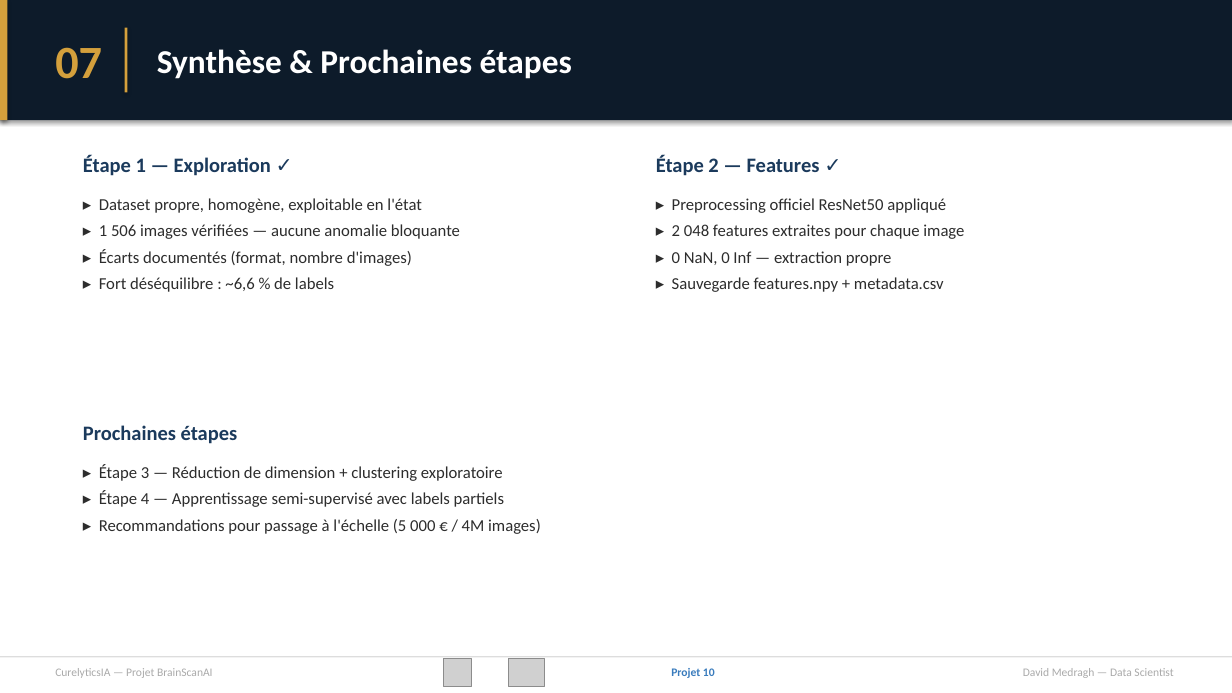
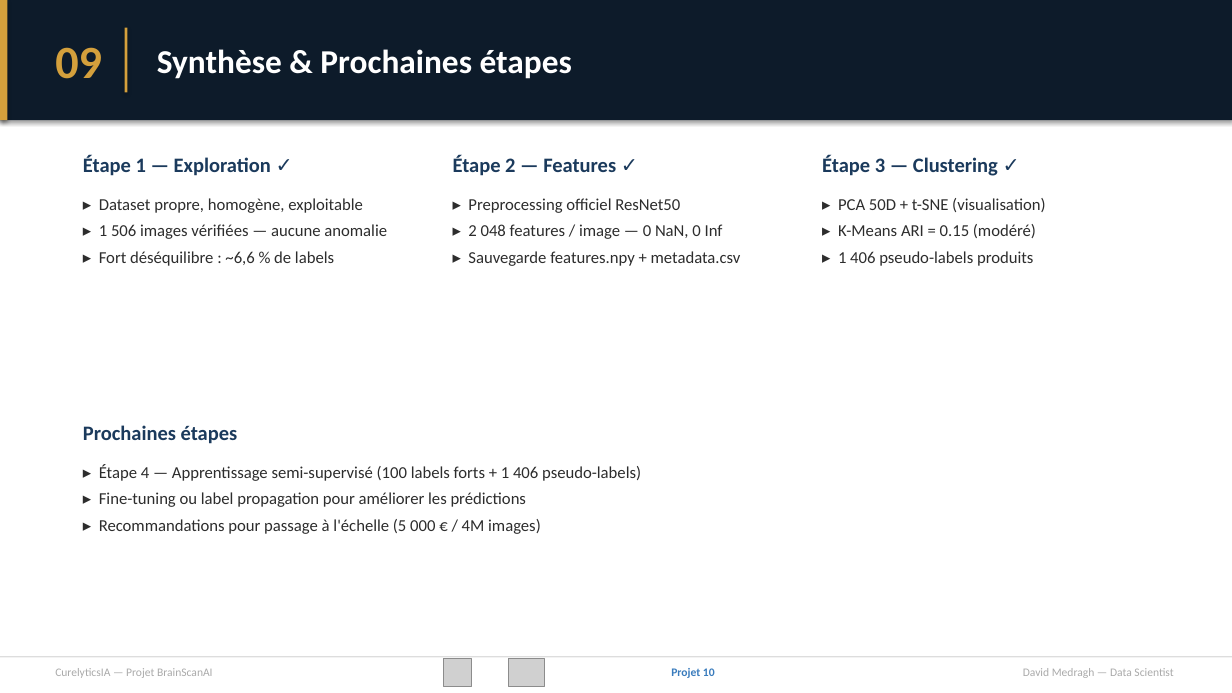
Before and after one commit to davidmedragh/projet10, a slide deck: slide 15 of livrables/projet10_presentation.pptx (slide 12 before the commit). Drawn at 1232x693 pixels with LibreOffice and Linux fonts; fonts in the diff are those of the drawing; grey boxes stand for pictures. Boxes give left, top, right and bottom in pixels: in the first picture for what was removed or moved away, otherwise in the second. Text is boxed around its words. In the diff, an @@ line names an element or a change of style, - is before the commit and + after.

Commit message:
feat: étape 3 — analyse non supervisée (PCA, t-SNE, K-Means, DBSCAN, pseudo-labels)

```diff
--- a/livrables/projet10_presentation.pptx
+++ b/livrables/projet10_presentation.pptx
@@ text at <box>55,47,102,79</box>: text changed @@
-07
+09
@@ text "Étape 2 — Features ✓": place and size @@
-text "Étape 2 — Features ✓" at <box>656,155,964,292</box>
+text "Étape 2 — Features ✓" at <box>453,155,741,266</box>
@@ text added at <box>822,155,1045,266</box>, 13 pt, text #2D2D2D @@
+Étape 3 — Clustering ✓
+▸ PCA 50D + t-SNE (visualisation)
+▸ K-Means ARI = 0.15 (modéré)
+▸ 1 406 pseudo-labels produits
@@ text at <box>99,198,387,239</box>: text changed @@
-▸ Dataset propre, homogène, exploitable en l'état
-▸ 1 506 images vérifiées — aucune anomalie bloquante
-▸ Écarts documentés (format, nombre d'images)
+▸ Dataset propre, homogène, exploitable
+▸ 1 506 images vérifiées — aucune anomalie
@@ text at <box>468,198,723,239</box>: text changed @@
-▸ Preprocessing officiel ResNet50 appliqué
-▸ 2 048 features extraites pour chaque image
-▸ 0 NaN, 0 Inf — extraction propre
+▸ Preprocessing officiel ResNet50
+▸ 2 048 features / image — 0 NaN, 0 Inf
@@ text at <box>99,464,641,507</box>: text changed @@
-▸ Étape 3 — Réduction de dimension + clustering exploratoire
-▸ Étape 4 — Apprentissage semi-supervisé avec labels partiels
+▸ Étape 4 — Apprentissage semi-supervisé (100 labels forts + 1 406 pseudo-labels)
+▸ Fine-tuning ou label propagation pour améliorer les prédictions
```
Also in this commit, not shown: 2 other slides changed, 3 slides added, 5 other files.
